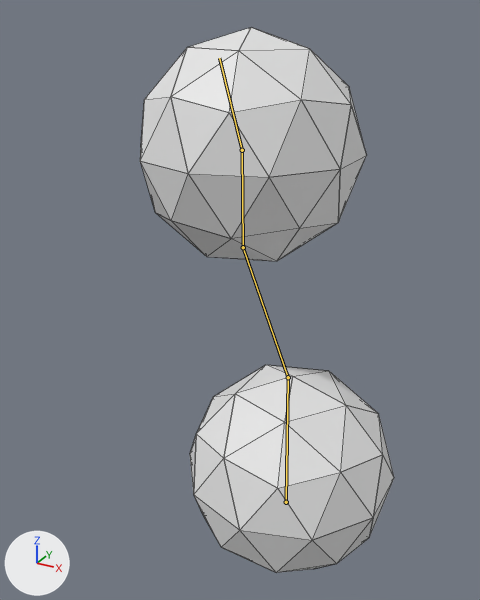
A saved change to the Blender file blend/something2.blend.
Before and after are seen from a camera (50 mm lens) standing at (2.13, -4.87, 4.08) and looking at (-0.52, -0.06, 1.67). The axes (+X, +Y, +Z) are drawn at lower left. The lights are the same throughout. The bones that bend it are drawn over the model as lines. Mesh edges are drawn as thin lines.
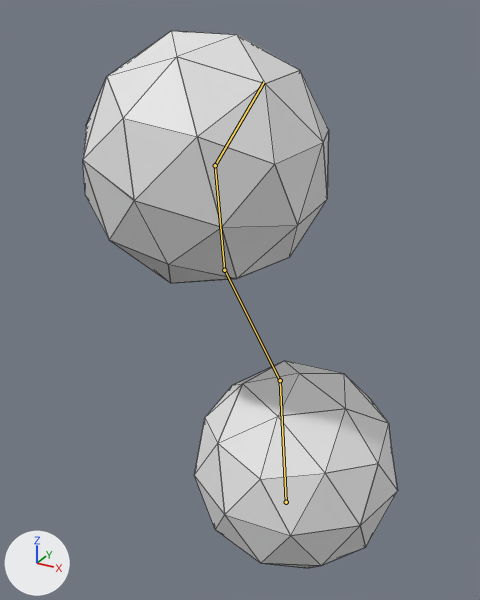
The newer file adds an action. The first version stands in its rest pose; the second is drawn at frame 118 of the action 'Action2'.

Changed parts and their boxes (x1, y1, x2, y2) in the pictures (480 x 600 px):
'Icosphere3', posed (24% wider): before (140, 27, 394, 573); after (83, 31, 398, 568)
bone 'Bone', root to tip: before (286, 502) to (288, 377); after (286, 502) to (280, 380)
bone 'Bone.003', root to tip: before (242, 150) to (219, 58); after (215, 165) to (264, 82)

What the commit changed:
Bone 'Bone' (bone_bone) turns from (0, 0, 0) to (7, 58, 7) degrees about its own x, y and z.
Bone 'Bone.003' (bone_bone_003) turns from (0, 0, 0) to (-40, 137, -64) degrees about its own x, y and z.
